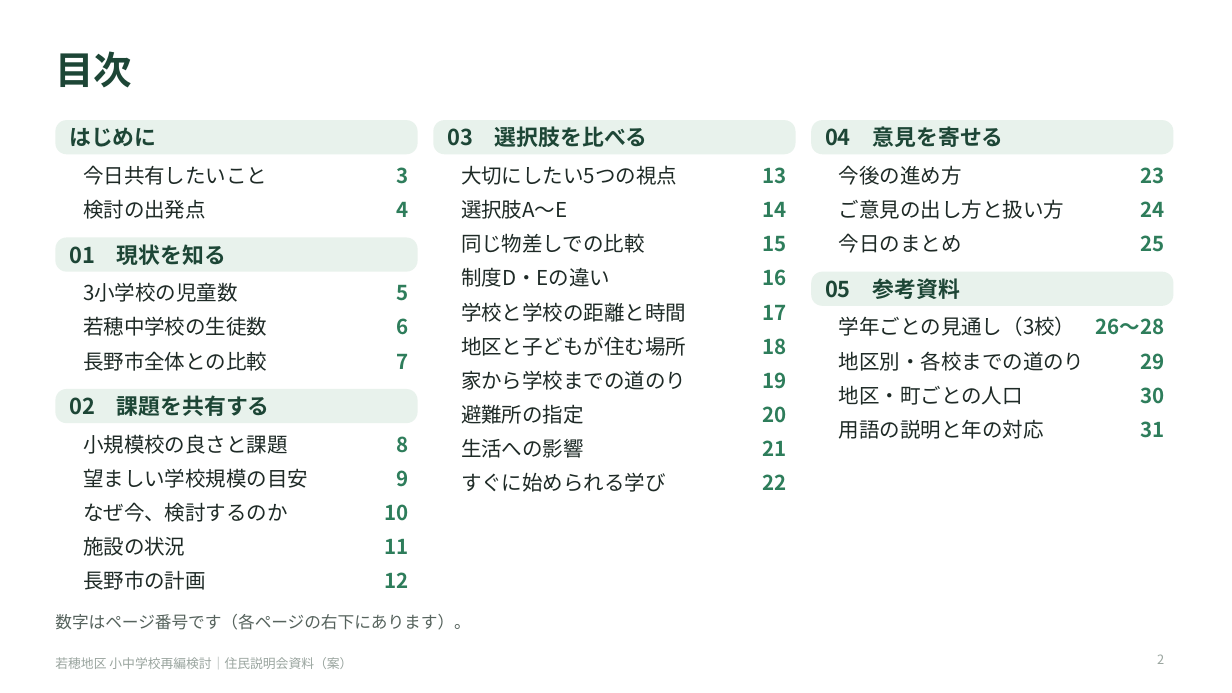
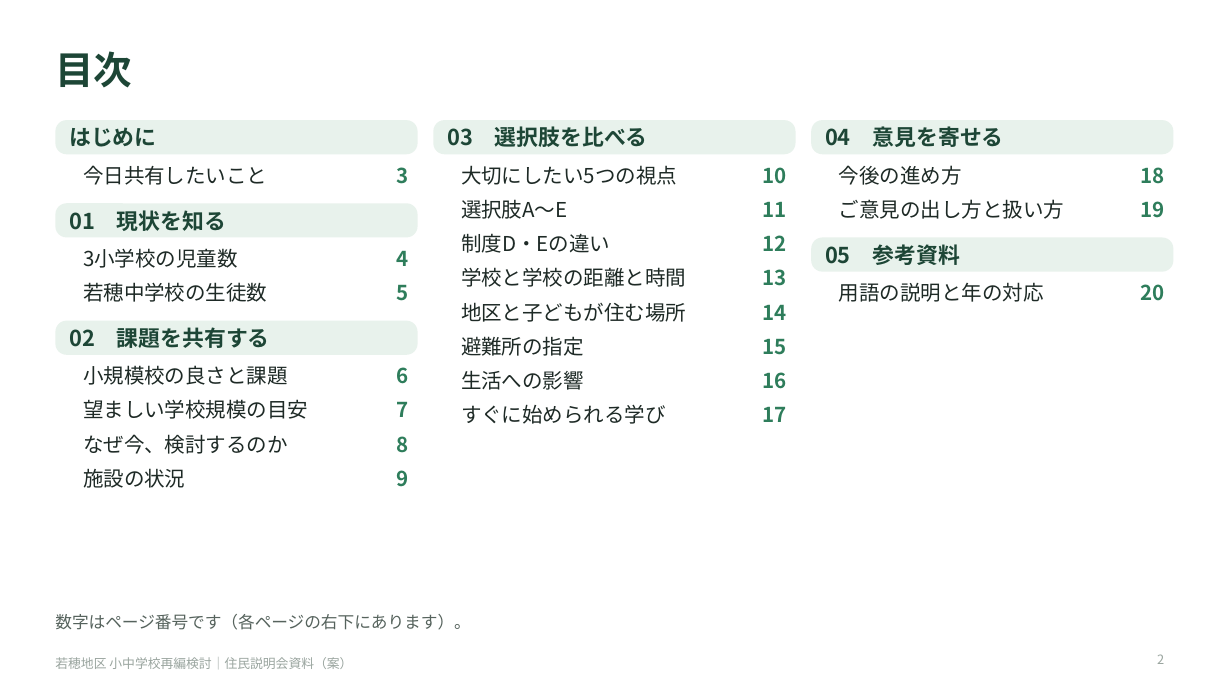
Before and after one commit to Masaki12008/GS, a slide deck: slide 2 of output/若穂地区_住民説明会資料_配布用短縮版.pptx. Drawn at 1232x693 pixels with LibreOffice and Linux fonts; fonts in the diff are those of the drawing. Boxes give left, top, right and bottom in pixels: in the first picture for what was removed or moved away, otherwise in the second. Text is boxed around its words. In the diff, an @@ line names an element or a change of style, - is before the commit and + after.

```diff
--- a/output/若穂地区_住民説明会資料_配布用短縮版.pptx
+++ b/output/若穂地区_住民説明会資料_配布用短縮版.pptx
@@ text "10": place and size @@
-text "10" at box(384, 504, 408, 521)
+text "10" at box(762, 167, 786, 184)
@@ text "18": place and size @@
-text "18" at box(762, 338, 786, 355)
+text "18" at box(1140, 167, 1164, 184)
@@ text removed at box(1140, 167, 1164, 184) @@
-23
@@ text removed at box(83, 199, 206, 219) @@
-検討の出発点
@@ text "11": place and size @@
-text "11" at box(384, 538, 408, 554)
+text "11" at box(762, 201, 786, 217)
@@ text "19": place and size @@
-text "19" at box(762, 372, 786, 389)
+text "19" at box(1140, 201, 1164, 218)
@@ text removed at box(1140, 201, 1164, 217) @@
-24
@@ text removed at box(461, 233, 645, 253) @@
-同じ物差しでの比較
@@ text "12": place and size @@
-text "12" at box(384, 572, 408, 588)
+text "12" at box(762, 235, 786, 251)
@@ 7 texts, 2 rounded rectangles: place and size @@
-7 texts, 2 rounded rectangles at box(55, 238, 1174, 356)
+7 texts, 2 rounded rectangles at box(55, 203, 1174, 322)
@@ text removed at box(839, 233, 962, 253) @@
-今日のまとめ
@@ text removed at box(1140, 235, 1164, 252) @@
-25
@@ text "用語の説明と年の対応": place and size @@
-text "用語の説明と年の対応" at box(839, 419, 1044, 439)
+text "用語の説明と年の対応" at box(839, 282, 1044, 302)
@@ text "20": place and size @@
-text "20" at box(762, 406, 786, 423)
+text "20" at box(1140, 284, 1164, 301)
@@ 8 texts, 1 rounded rectangle: place and size @@
-8 texts, 1 rounded rectangle at box(55, 389, 666, 556)
+8 texts, 1 rounded rectangle at box(55, 321, 666, 488)
@@ 3 texts: place and size @@
-3 texts at box(762, 167, 786, 252)
+3 texts at box(762, 269, 786, 355)
@@ text removed at box(839, 316, 1075, 336) @@
-学年ごとの見通し（3校）
@@ text removed at box(1095, 318, 1164, 335) @@
-26〜28
@@ text removed at box(83, 351, 267, 371) @@
-長野市全体との比較
@@ text removed at box(839, 351, 1085, 371) @@
-地区別・各校までの道のり
@@ text removed at box(1140, 353, 1164, 370) @@
-29
@@ text removed at box(461, 370, 686, 390) @@
-家から学校までの道のり
@@ text "16": place and size @@
-text "16" at box(762, 269, 786, 286)
+text "16" at box(762, 372, 786, 389)
@@ text removed at box(839, 385, 1023, 405) @@
-地区・町ごとの人口
@@ text removed at box(1140, 387, 1164, 404) @@
-30
@@ 3 texts: place and size @@
-3 texts at box(396, 201, 408, 369)
+3 texts at box(396, 250, 408, 417)
@@ text "17": place and size @@
-text "17" at box(762, 304, 786, 320)
+text "17" at box(762, 406, 786, 422)
@@ text removed at box(762, 440, 786, 456) @@
-21
@@ text removed at box(1140, 421, 1164, 438) @@
-31
@@ text removed at box(762, 474, 786, 490) @@
-22
@@ text removed at box(83, 570, 206, 590) @@
-長野市の計画
```
Also in this commit, not shown: 11 slides removed, 3 other files.
